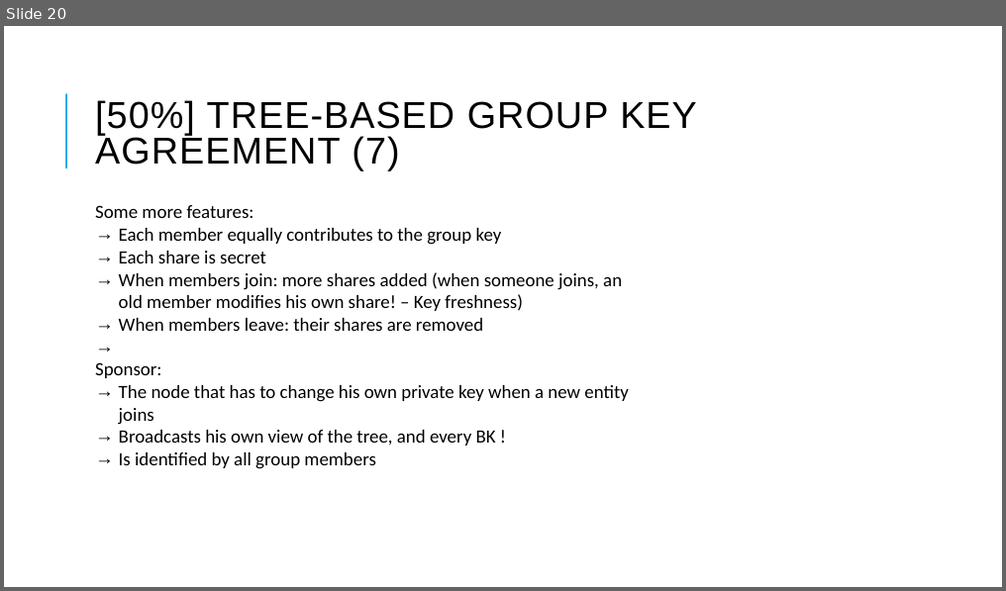
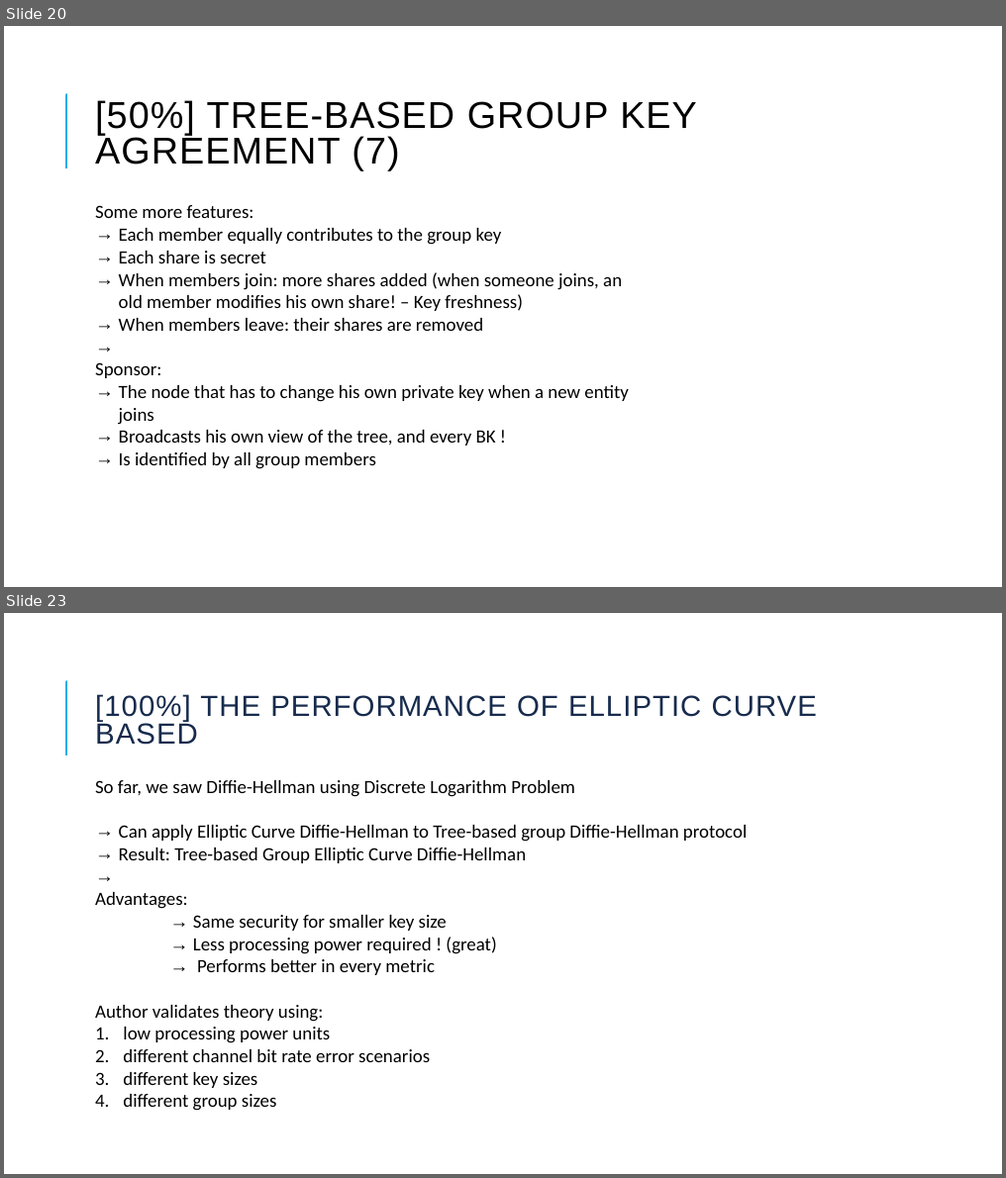
Before and after one commit to Joao-Quinta/travail_master, a slide deck: presentation/Presentation_20_03_2023.odp. Shown one above the other, each under a label of ours: slide 20 before the commit, slides 20 and 23 after it; the slides between them are not shown. The pictures are 1006x591 and 1006x1178 pixels, drawn with LibreOffice and Linux fonts; fonts in the diff are those of the drawing. Boxes give left, top, right and bottom in pixels: in the first picture for what was removed or moved away, otherwise in the second. Text is boxed around its words. In the diff, an @@ line names an element or a change of style, - is before the commit and + after.

```diff
--- a/presentation/Presentation_20_03_2023.odp
+++ b/presentation/Presentation_20_03_2023.odp
@@ slide 23 added at [4,613,1002,1174], background #FFFFFF; not listed: 1 template element that a slide beside it also shows @@
@@ title added at [95,694,817,745], 28 pt, text #172B4D @@
+[100%] THE PERFORMANCE OF ELLIPTIC CURVE BASED
@@ text added at [95,780,746,1111], 18 pt, text #000000 @@
+So far, we saw Diffie-Hellman using Discrete Logarithm Problem
+→ Can apply Elliptic Curve Diffie-Hellman to Tree-based group Diffie-Hellman protocol
+→ Result: Tree-based Group Elliptic Curve Diffie-Hellman
+Advantages:
+→ Same security for smaller key size
+→ Less processing power required ! (great)
+→ Performs better in every metric
+Author validates theory using:
+1. low processing power units
+2. different channel bit rate error scenarios
+3. different key sizes
+4. different group sizes
```
Also in this commit, not shown: 1 slide changed, 1 other slide added, 16 other files.
